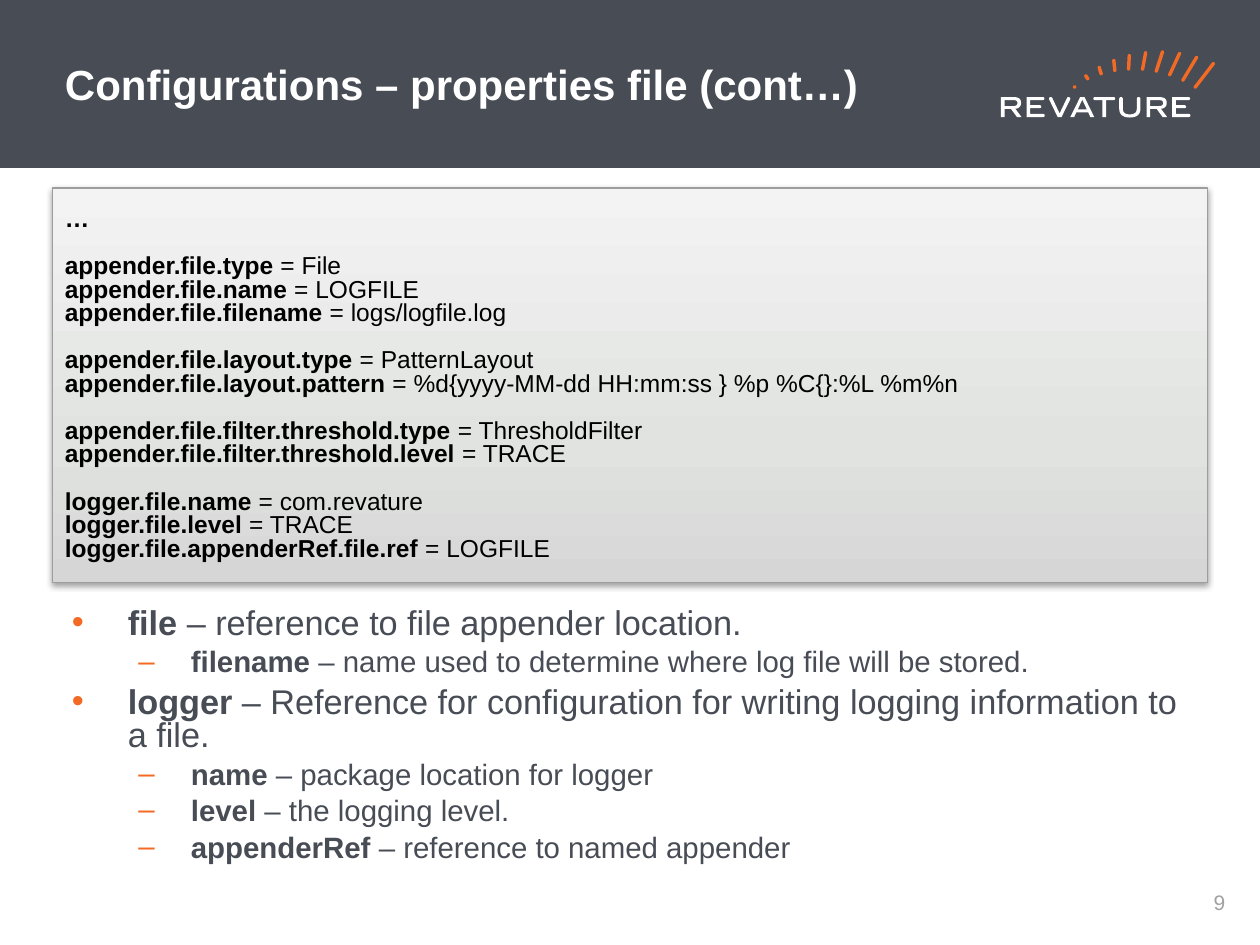
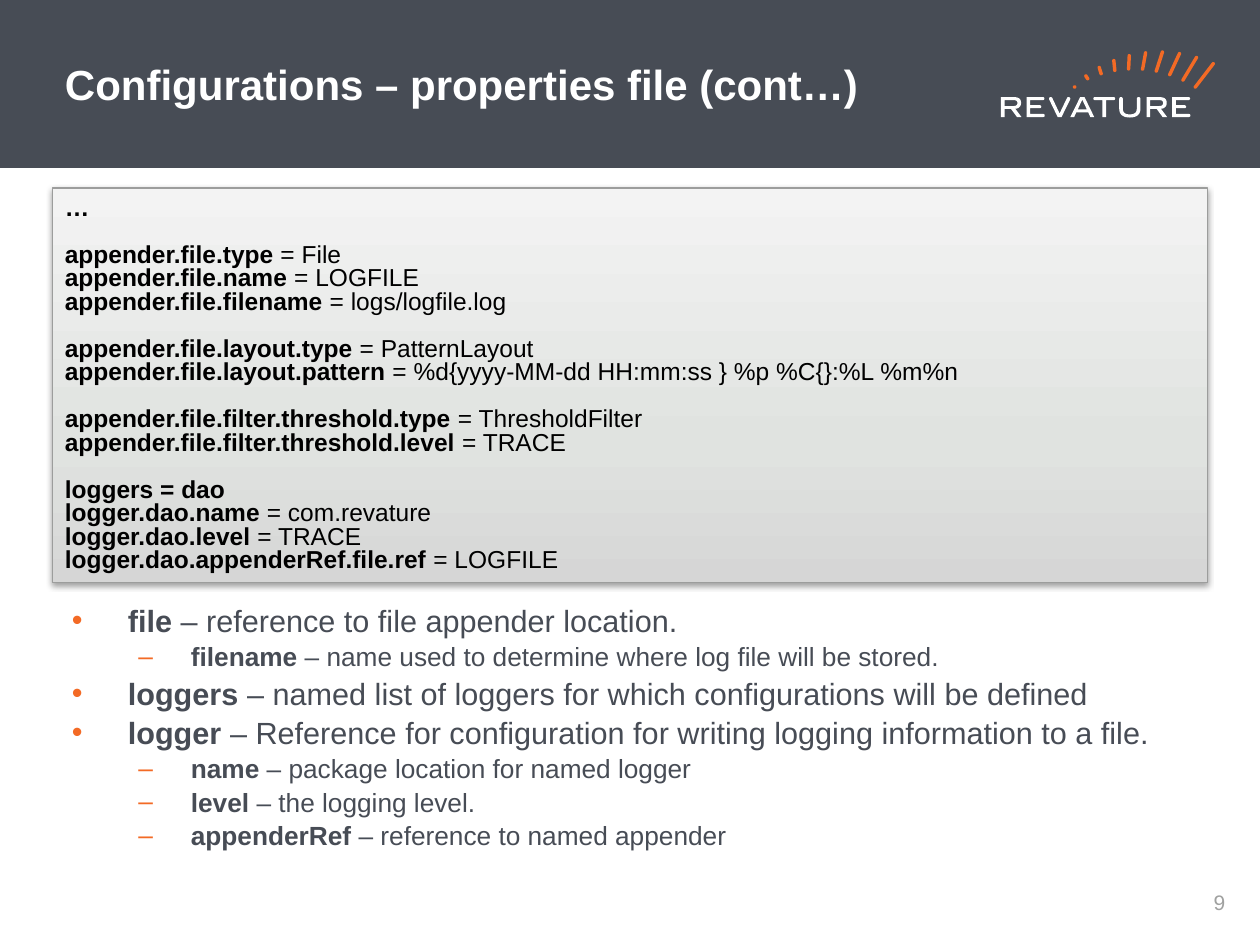
Before and after one commit to jhigherevature/ROCP-210412, a slide deck: slide 10 of powerpoints/Roc_Day12 - Logging_Lambdas.pptx. Drawn at 1260x945 pixels with LibreOffice and Linux fonts; fonts in the diff are those of the drawing. Boxes give left, top, right and bottom in pixels: in the first picture for what was removed or moved away, otherwise in the second. Text is boxed around its words. In the diff, an @@ line names an element or a change of style, - is before the commit and + after.

Commit message:
updating day 12 powerpoint

```diff
--- a/powerpoints/Roc_Day12 - Logging_Lambdas.pptx
+++ b/powerpoints/Roc_Day12 - Logging_Lambdas.pptx
@@ text in rectangle at box(65, 480, 558, 573): text changed @@
-logger.file.name = com.revature
-logger.file.level = TRACE
-logger.file.appenderRef.file.ref = LOGFILE
+loggers = dao
+logger.dao.name = com.revature
+logger.dao.level = TRACE
+logger.dao.appenderRef.file.ref = LOGFILE
@@ text at box(128, 610, 1149, 851): size 19.6 to 17.5 pt in "file – reference to file appender location.", "logger – Reference for configuration for writing ..."; size 16.8 to 15 pt in "filename – name used to determine where ...", "level – the logging level.", "appenderRef – reference to named appender" @@
@@ text at box(128, 683, 1087, 711): paragraph added @@
+• loggers – named list of loggers for which configurations will be defined
@@ text at box(191, 759, 691, 784): text changed; size 16.8 to 15 pt @@
-  – name – package location for logger
+  – name – package location for named logger
```
Also in this commit, not shown: 1 other slide changed.
